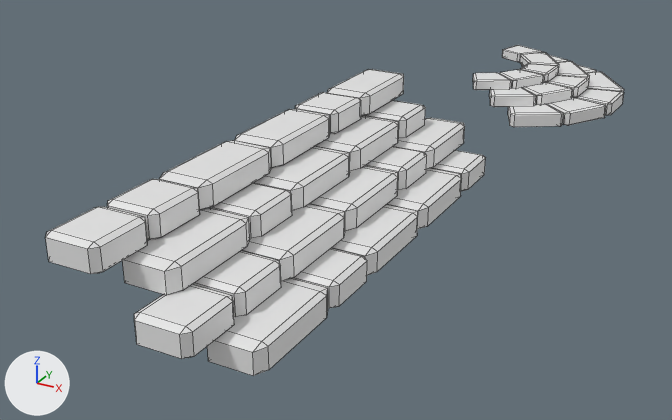
One commit to the FBX model Assets/Models/env/Jenisha's Models/Stairs.fbx: the scene before it, then after it.
Camera for both pictures: a 50 mm camera at (12.1, -117.9, 14.3) aimed at (-5.4, -86.1, -1.6). Lighting does not change. The marker at lower left points along +X, +Y and +Z. Mesh edges are drawn as thin lines. Where no turn or scale is listed for an object, it has been applied to the vertices.

Names of what the first picture shows: 'Stairs', 'Stairs_Curved'.
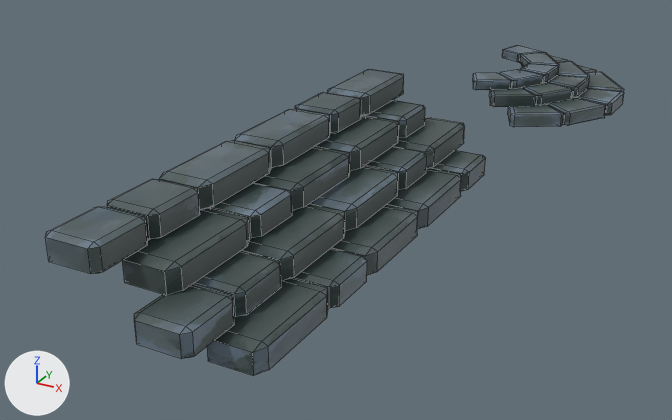
The newer file is also turned or shifted as a whole; pictures and numbers use the older file's frame.

What differs and where, as boxes (x1, y1, x2, y2) in the pictures (672 x 420 px):
```json
{"object": "Stairs", "change": "recoloured", "before": [46, 69, 486, 376], "after": [46, 69, 486, 376], "on screen": "white to grey"}
{"object": "Stairs_Curved", "change": "recoloured", "before": [473, 45, 624, 127], "after": [473, 45, 624, 127]}
```

Edits to the scene script, one JSON object a line:
```json
{"op": "add", "block": "img_stairs_defaultmaterial_basecolor_png", "code": ["img_stairs_defaultmaterial_basecolor_png = load_image('Stairs_DefaultMaterial_BaseColor.png', 'Textures/Stairs_DefaultMaterial_BaseColor.png', 2048, 2048, 'sRGB')"]}
{"op": "add", "block": "mat_stairs", "code": ["mat_stairs = principled_material('Stairs')", "mat_stairs.texture = img_stairs_defaultmaterial_basecolor_png"]}
{"block": "me_cube_135", "where": "me_cube_135.from_pydata(...)  # 360 vertices, 390 faces; spans x 0.72..8.13, y -5.49..5.74, z -1.42..0.26"}
{"op": "add", "block": "me_cube_135", "code": "me_cube_135.materials.append(mat_stairs)  # picture img_stairs_defaultmaterial_basecolor_png"}
{"block": "me_cube_132", "where": "me_cube_132.from_pydata(...)  # 528 vertices, 572 faces; spans x -1.0..5.4, y -1.2..19.1, z -3.2..0.5"}
{"op": "add", "block": "me_cube_132", "code": "me_cube_132.materials.append(mat_stairs)  # picture img_stairs_defaultmaterial_basecolor_png"}
```
